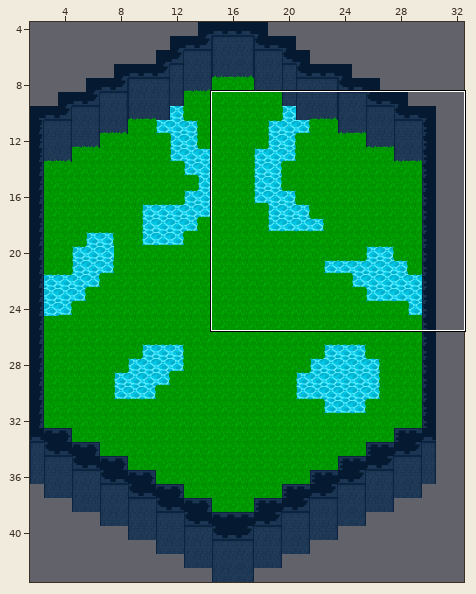
A Tiled map gets an edit: GameName/Output/Assets/Maps/level1.tmx. The first picture is a wide view before the edit; the outline marks the close-up.
Close-up. Before:
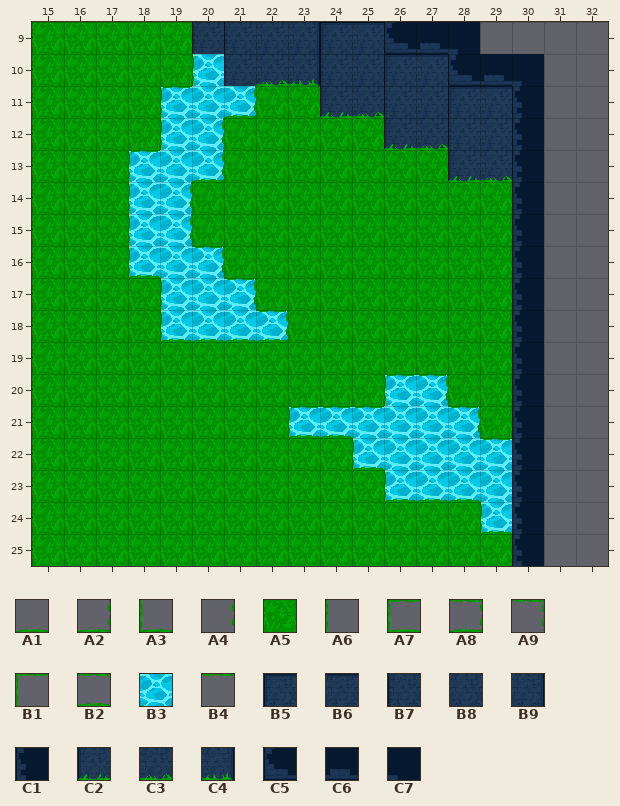
Cells are 32x32 px. Shown: x 15..32, y 9..25. The commit also changed other parts of the map, which this record leaves out.
Key: from "tileset": A1 5, A2 28, A3 30, A4 51, A5 53, A6 55, A7 73, A8 74, A9 76, B1 78, B2 97, B3 99, B4 101, B5 120, B6 121, B7 144, B8 145, B9 146, C1 147, C2 168, C3 169, C4 170, C5 171, C6 172, C7 194.
__ is an empty cell.
Layer "water" before, first column x 15:
 9 __ __ __ __ __ __ __ __ __ __ __ __ __ __ __ __ __ __
10 __ __ __ __ __ B3 __ __ __ __ __ __ __ __ __ __ __ __
11 __ __ __ __ B3 B3 B3 __ __ __ __ __ __ __ __ __ __ __
12 __ __ __ __ B3 B3 __ __ __ __ __ __ __ __ __ __ __ __
13 __ __ __ B3 B3 B3 __ __ __ __ __ __ __ __ __ __ __ __
14 __ __ __ B3 B3 __ __ __ __ __ __ __ __ __ __ __ __ __
15 __ __ __ B3 B3 __ __ __ __ __ __ __ __ __ __ __ __ __
16 __ __ __ B3 B3 B3 __ __ __ __ __ __ __ __ __ __ __ __
17 __ __ __ __ B3 B3 B3 __ __ __ __ __ __ __ __ __ __ __
18 __ __ __ __ B3 B3 B3 B3 __ __ __ __ __ __ __ __ __ __
19 __ __ __ __ __ __ __ __ __ __ __ __ __ __ __ __ __ __
20 __ __ __ __ __ __ __ __ __ __ __ B3 B3 __ __ __ __ __
21 __ __ __ __ __ __ __ __ B3 B3 B3 B3 B3 B3 __ __ __ __
22 __ __ __ __ __ __ __ __ __ __ B3 B3 B3 B3 B3 __ __ __
23 __ __ __ __ __ __ __ __ __ __ __ B3 B3 B3 B3 __ __ __
24 __ __ __ __ __ __ __ __ __ __ __ __ __ __ B3 __ __ __
25 __ __ __ __ __ __ __ __ __ __ __ __ __ __ __ __ __ __
Layer "grass" before, first column x 15:
 9 A5 A5 A5 A5 A5 __ __ __ __ __ __ __ __ __ __ __ __ __
10 A5 A5 A5 A5 A5 A6 __ __ __ __ __ __ __ __ __ __ __ __
11 A5 A5 A5 A5 B1 __ A2 A5 A5 __ __ __ __ __ __ __ __ __
12 A5 A5 A5 A5 A6 A4 A5 A5 A5 A5 A5 __ __ __ __ __ __ __
13 A5 A5 A5 B1 __ A2 A5 A5 A5 A5 A5 A5 A5 __ __ __ __ __
14 A5 A5 A5 A6 A4 A5 A5 A5 A5 A5 A5 A5 A5 A5 A5 __ __ __
15 A5 A5 A5 A6 A4 A5 A5 A5 A5 A5 A5 A5 A5 A5 A5 __ __ __
16 A5 A5 A5 A3 __ A9 A5 A5 A5 A5 A5 A5 A5 A5 A5 __ __ __
17 A5 A5 A5 A5 A6 __ A9 A5 A5 A5 A5 A5 A5 A5 A5 __ __ __
18 A5 A5 A5 A5 A3 A1 A1 A8 A5 A5 A5 A5 A5 A5 A5 __ __ __
19 A5 A5 A5 A5 A5 A5 A5 A5 A5 A5 A5 A5 A5 A5 A5 __ __ __
20 A5 A5 A5 A5 A5 A5 A5 A5 A5 A5 A5 B1 A9 A5 A5 __ __ __
21 A5 A5 A5 A5 A5 A5 A5 A5 A7 B2 B4 __ __ A9 A5 __ __ __
22 A5 A5 A5 A5 A5 A5 A5 A5 A5 A5 A3 __ __ __ B4 __ __ __
23 A5 A5 A5 A5 A5 A5 A5 A5 A5 A5 A5 A3 A1 A1 __ __ __ __
24 A5 A5 A5 A5 A5 A5 A5 A5 A5 A5 A5 A5 A5 A5 A3 __ __ __
25 A5 A5 A5 A5 A5 A5 A5 A5 A5 A5 A5 A5 A5 A5 A5 __ __ __
Layer "walls" before, first column x 15:
 9 __ __ __ __ __ B7 B7 B8 B9 B5 B6 C5 C6 C7 __ __ __ __
10 __ __ __ __ __ __ B7 C3 C4 B7 B8 B5 B6 C5 C6 C7 __ __
11 __ __ __ __ __ __ __ __ __ C2 C3 B7 B8 B5 B6 C1 __ __
12 __ __ __ __ __ __ __ __ __ __ __ C2 C3 B7 B8 C1 __ __
13 __ __ __ __ __ __ __ __ __ __ __ __ __ C2 C3 C1 __ __
14 __ __ __ __ __ __ __ __ __ __ __ __ __ __ __ C1 __ __
15 __ __ __ __ __ __ __ __ __ __ __ __ __ __ __ C1 __ __
16 __ __ __ __ __ __ __ __ __ __ __ __ __ __ __ C1 __ __
17 __ __ __ __ __ __ __ __ __ __ __ __ __ __ __ C1 __ __
18 __ __ __ __ __ __ __ __ __ __ __ __ __ __ __ C1 __ __
19 __ __ __ __ __ __ __ __ __ __ __ __ __ __ __ C1 __ __
20 __ __ __ __ __ __ __ __ __ __ __ __ __ __ __ C1 __ __
21 __ __ __ __ __ __ __ __ __ __ __ __ __ __ __ C1 __ __
22 __ __ __ __ __ __ __ __ __ __ __ __ __ __ __ C1 __ __
23 __ __ __ __ __ __ __ __ __ __ __ __ __ __ __ C1 __ __
24 __ __ __ __ __ __ __ __ __ __ __ __ __ __ __ C1 __ __
25 __ __ __ __ __ __ __ __ __ __ __ __ __ __ __ C1 __ __
The result:
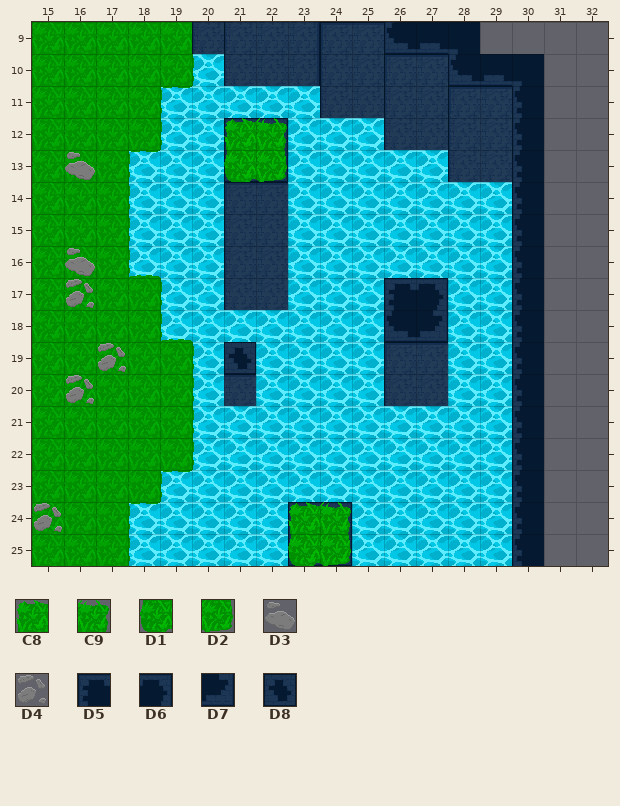
Further tiles: from "tileset": C8 0, C9 2, D1 48, D2 50, D3 103, D4 104, D5 123, D6 125, D7 173, D8 220.
Tiles of an added or newly shown layer are drawn over the layers below it.
What changed:
Layer "water":
y 11: x 22..23 __ __ -> B3 B3
y 12: x 23..25 __ __ __ -> B3 B3 B3
y 13: x 23..27 __ __ __ __ __ -> B3 B3 B3 B3 B3
y 14..15: x 20 __ -> B3; x 23..29 __ __ __ __ __ __ __ -> B3 B3 B3 B3 B3 B3 B3
y 16: x 23..29 __ __ __ __ __ __ __ -> B3 B3 B3 B3 B3 B3 B3
y 17..18: x 23..25 __ __ __ -> B3 B3 B3; x 28..29 __ __ -> B3 B3
y 19..20: x 20 __ -> B3; x 22..25 __ __ __ __ -> B3 B3 B3 B3; x 28..29 __ __ -> B3 B3
y 21: x 20..22 __ __ __ -> B3 B3 B3; x 29 __ -> B3
y 22: x 20..24 __ __ __ __ __ -> B3 B3 B3 B3 B3
y 23: x 19..25 __ __ __ __ __ __ __ -> B3 B3 B3 B3 B3 B3 B3
y 24: x 18..22 __ __ __ __ __ -> B3 B3 B3 B3 B3; x 25..28 __ __ __ __ -> B3 B3 B3 B3
y 25: x 18..22 __ __ __ __ __ -> B3 B3 B3 B3 B3; x 25..29 __ __ __ __ __ -> B3 B3 B3 B3 B3
Layer "grass":
y 11: x 21..23 A2 A5 A5 -> __ __ __
y 12: x 20..25 A4 A5 A5 A5 A5 A5 -> __ __ __ __ __ __
y 13: x 20..27 A2 A5 A5 A5 A5 A5 A5 A5 -> __ __ __ __ __ __ __ __
y 14..15: x 19..29 A4 A5 A5 A5 A5 A5 A5 A5 A5 A5 A5 -> __ __ __ __ __ __ __ __ __ __ __
y 16: x 20..29 A9 A5 A5 A5 A5 A5 A5 A5 A5 A5 -> __ __ __ __ __ __ __ __ __ __
y 17: x 21..29 A9 A5 A5 A5 A5 A5 A5 A5 A5 -> __ __ __ __ __ __ __ __ __
y 18: x 20..29 A1 A1 A8 A5 A5 A5 A5 A5 A5 A5 -> __ __ __ __ __ __ __ __ __ __
y 19: x 20..29 A5 A5 A5 A5 A5 A5 A5 A5 A5 A5 -> A6 __ __ __ __ __ __ __ __ __
y 20: x 20..29 A5 A5 A5 A5 A5 A5 B1 A9 A5 A5 -> A6 __ __ __ __ __ __ __ __ __
y 21: x 20..25 A5 A5 A5 A7 B2 B4 -> A6 __ __ __ __ __; x 28..29 A9 A5 -> __ __
y 22: x 20..25 A5 A5 A5 A5 A5 A3 -> A6 __ __ __ __ __; x 29 B4 -> __
y 23: x 19..28 A5 A5 A5 A5 A5 A5 A5 A3 A1 A1 -> B1 __ __ __ __ __ __ __ __ __
y 24: x 18..29 A5 A5 A5 A5 A5 A5 A5 A5 A5 A5 A5 A3 -> B1 __ __ __ __ __ __ __ __ __ __ __
y 25: x 18..29 A5 A5 A5 A5 A5 A5 A5 A5 A5 A5 A5 A5 -> A6 __ __ __ __ __ __ __ __ __ __ __
Layer "walls":
y 10: x 22..23 C3 C4 -> B8 B9
y 11: x 24..25 C2 C3 -> B7 B8
y 12: x 21..22 __ __ -> D5 D6; x 26..27 C2 C3 -> B7 B8
y 13: x 21..22 __ __ -> C5 D7; x 28..29 C2 C3 -> B7 B8
y 14: x 21..22 __ __ -> B5 B6
y 15..16: x 21..22 __ __ -> B7 B8
y 17: x 21..22 __ __ -> B7 B8; x 26..27 __ __ -> D5 D6
y 18: x 26..27 __ __ -> C5 D7
y 19: x 26..27 __ __ -> B5 B6
y 20: x 26..27 __ __ -> B7 B8
y 24: x 23..24 __ __ -> D5 D6
y 25: x 23..24 __ __ -> C5 D7
Layer "decoration" (added):
y 12: x 21..22 __ __ -> C8 C9
y 13: x 16 __ -> D3; x 21..22 __ __ -> D1 D2
y 16: x 16 __ -> D3
y 17: x 16 __ -> D4
y 19: x 17 __ -> D4; x 21 __ -> D8
y 20: x 16 __ -> D4; x 21 __ -> B6
y 24: x 15 __ -> D4; x 23..24 __ __ -> C8 C9
y 25: x 23..24 __ __ -> D1 D2
Pixel boxes of the changes (left, top, right, bottom) in both close-ups:
changed: (128, 79, 512, 566)
added: (65, 152, 95, 180)
added: (65, 248, 95, 308)
added: (66, 343, 126, 404)
added: (34, 503, 62, 532)
